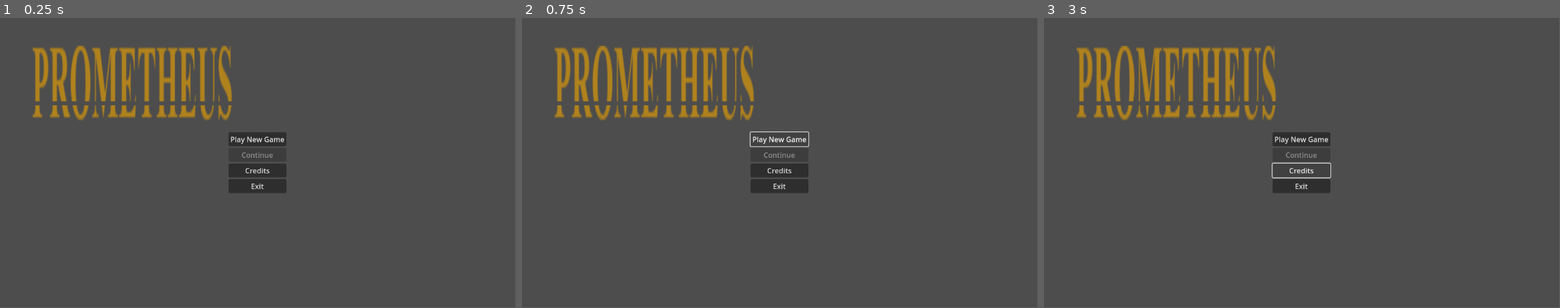
Above: before the commit, frames 1-3 (left to right).
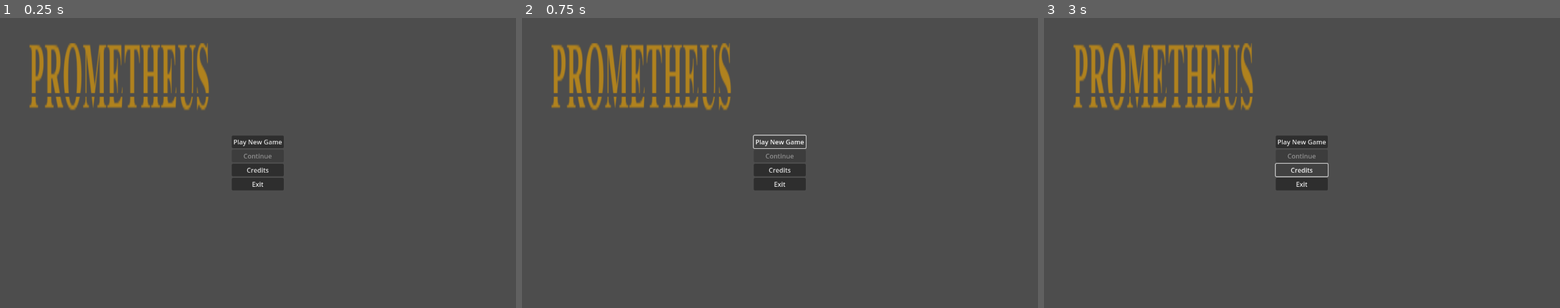
Above: after the commit, the same moments.

Repository: BurntToaster-Pirate15/Project-Prometheus
Game: Godot game, scene res://scenes/MainMenu.tscn
The game is run twice, just before and just after one commit, with the same random seed, the same clock (stepped at 60 frames per second) and the same inputs. Before the commit the project has no main scene; this scene is started directly in both runs.
Inputs:
- Up to frame 1 (0.25 s): no input
- Up to frame 2 (0.75 s): click "Play New Game" at 0.5 s
- Up to frame 3 (3 s): click "Play New Game" at 1.25 s; click "Play New Game" at 2 s; click "Credits" at 2.75 s
In our replay, the window is 799x449 before the commit and 800x450 after it. These sizes can differ from the game's own. Grey fills any space a smaller window leaves; there, only what the larger window draws over its background counts as a difference.

The runs differ from the first frame. In frame 1, 6.4% of the frame differs, in the area x 5-56%, y 8-61%; in frame 2, 6.4%; in frame 3, 6.4%.

Commit message:
Change viewport size, change to compatibility mode

Diff:
--- a/project.godot
+++ b/project.godot
@@ -11,5 +11,16 @@
 [application]
 
 config/name="Prometheus"
+run/main_scene="res://scenes/MainMenu.tscn"
 config/features=PackedStringArray("4.2", "Forward Plus")
 config/icon="res://icon.svg"
+
+[display]
+
+window/size/viewport_width=1280
+window/size/viewport_height=720
+
+[rendering]
+
+renderer/rendering_method="gl_compatibility"
+renderer/rendering_method.mobile="gl_compatibility"
